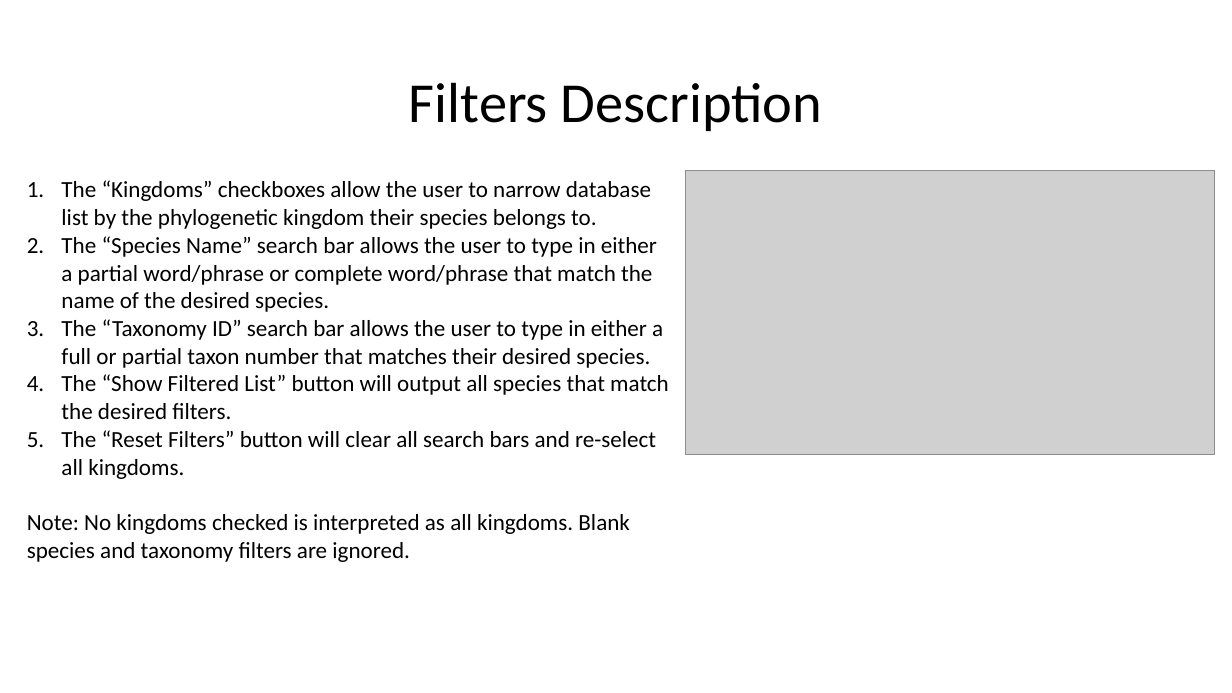
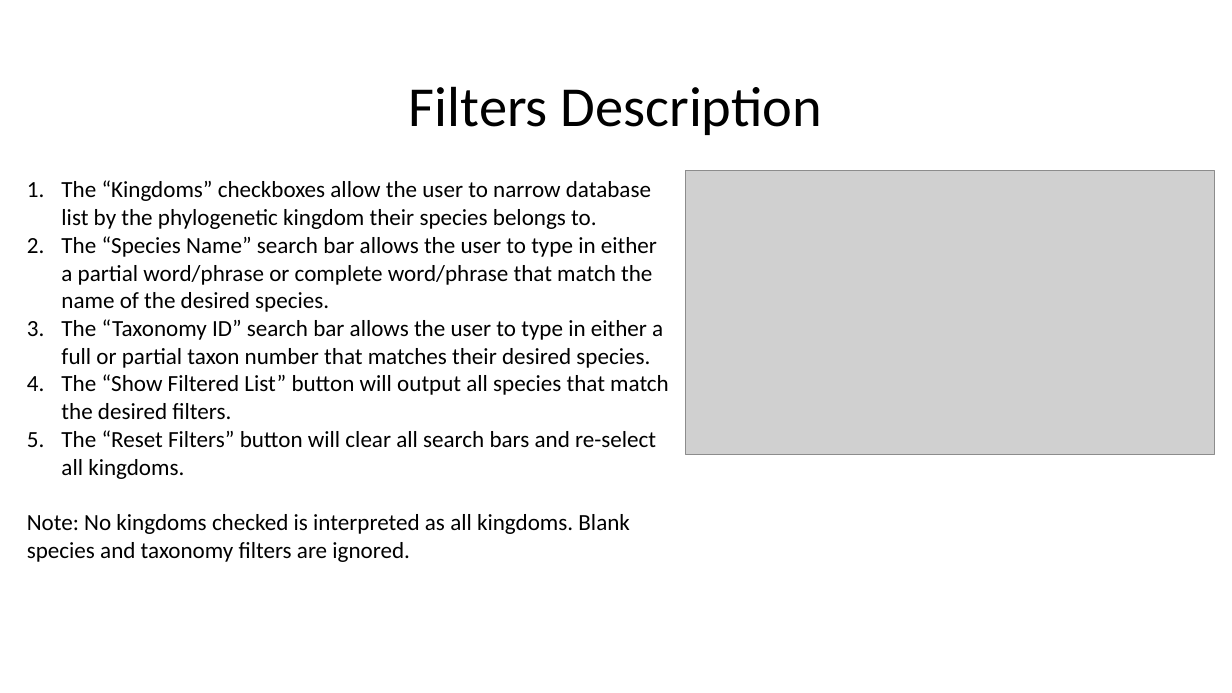
Before and after one commit to lily-liang12/Reference_Proteome_Manager, a slide deck: slide 8 of User Guide.pptx. Drawn at 1232x693 pixels with LibreOffice and Linux fonts; fonts in the diff are those of the drawing; grey boxes stand for pictures. Boxes give left, top, right and bottom in pixels: in the first picture for what was removed or moved away, otherwise in the second. Text is boxed around its words. In the diff, an @@ line names an element or a change of style, - is before the commit and + after.

```diff
--- a/User Guide.pptx
+++ b/User Guide.pptx
@@ text "Filters Description" at [409,86,823,135]: line spacing 0.9 to 1 @@
```
Also in this commit, not shown: 12 other slides changed, 2 other files.
